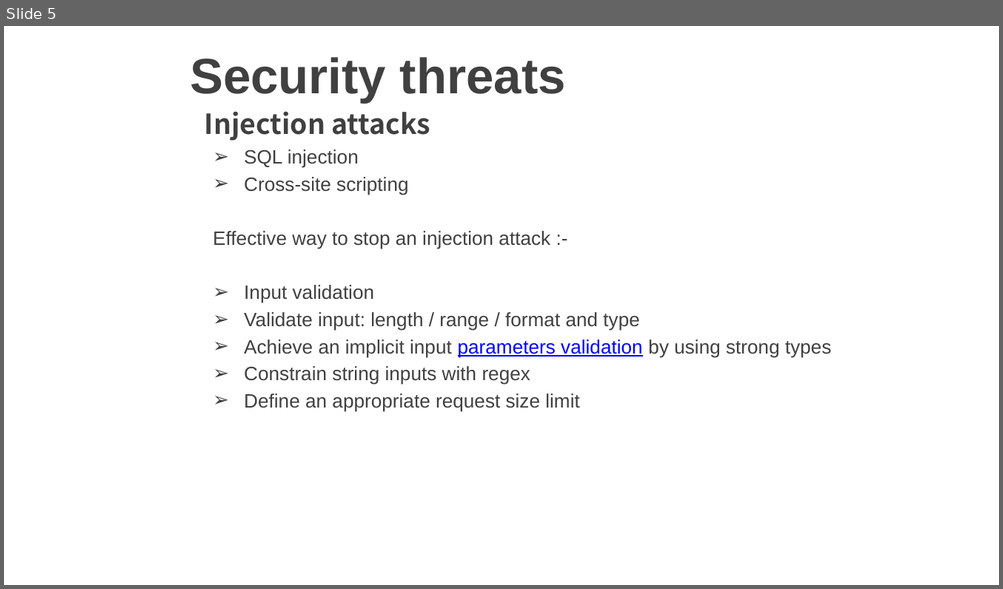
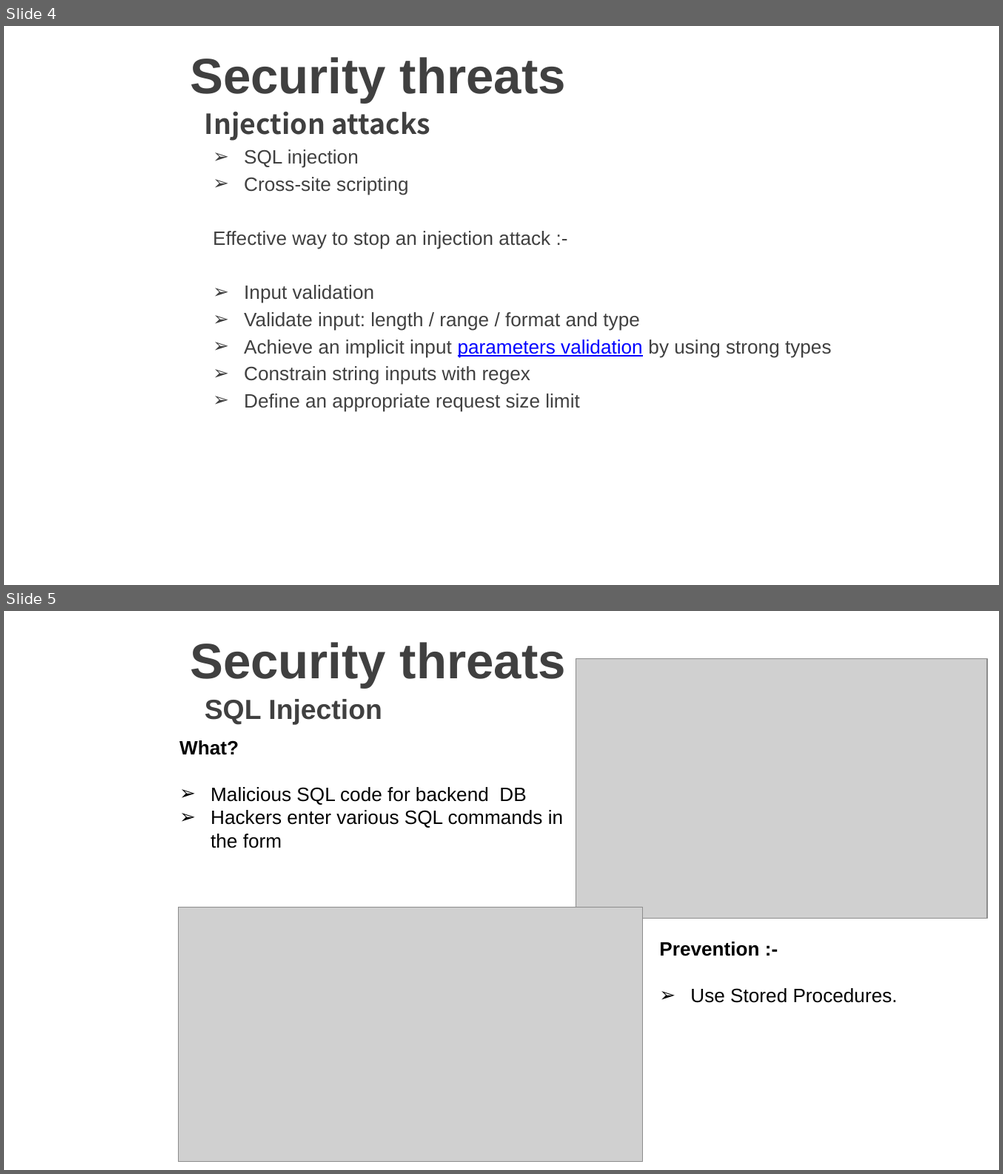
Before and after one commit to vgyureka/DotNetBig, a slide deck: webapiSecurity.pptx. Shown one above the other, each under a label of ours: slide 5 before the commit, slides 4 and 5 after it. The pictures are 1003x589 and 1003x1174 pixels, drawn with LibreOffice and Linux fonts; fonts in the diff are those of the drawing; grey boxes stand for pictures; background and template pictures are left out. Boxes give left, top, right and bottom in pixels: in the first picture for what was removed or moved away, otherwise in the second. Text is boxed around its words. In the diff, an @@ line names an element or a change of style, - is before the commit and + after.

Commit message:
Add files via upload
web api security - 08 MARCH 2019

```diff
--- a/webapiSecurity.pptx
+++ b/webapiSecurity.pptx
@@ slide 5 added at (4,611,999,1170), background picture (left out) @@
@@ title added at (190,642,566,688), 36 pt, text #404040, bold @@
+Security threats
@@ picture added at (576,659,987,918) @@
@@ text added at (205,699,382,725), 20 pt, text #404040, bold @@
+SQL Injection
@@ text added at (179,741,563,849), 14 pt, text #000000 @@
+What?
+➢ Malicious SQL code for backend DB
+➢ Hackers enter various SQL commands in the form
@@ picture added at (178,908,643,1162) @@
@@ text added at (659,942,897,1003), 14 pt, text #000000 @@
+Prevention :-
+➢ Use Stored Procedures.
@@ what was slide 5 is now slide 4 @@
```
Also in this commit, not shown: 2 slides changed.
